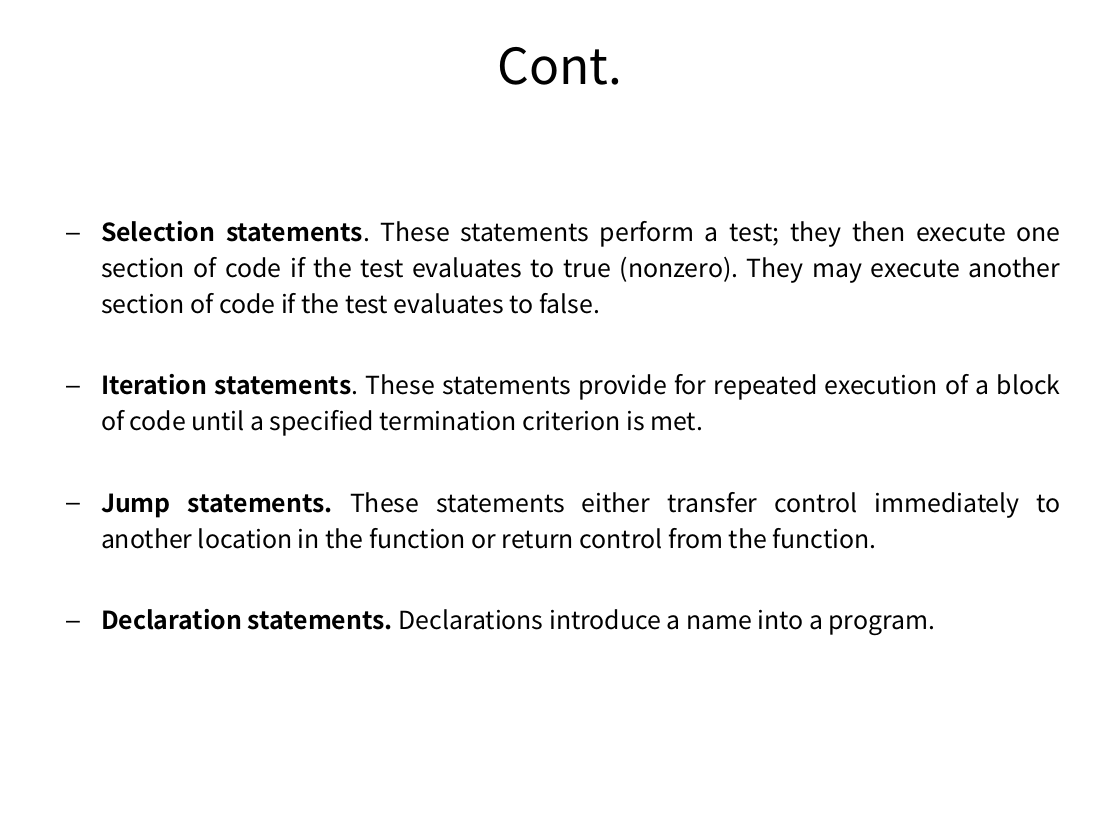
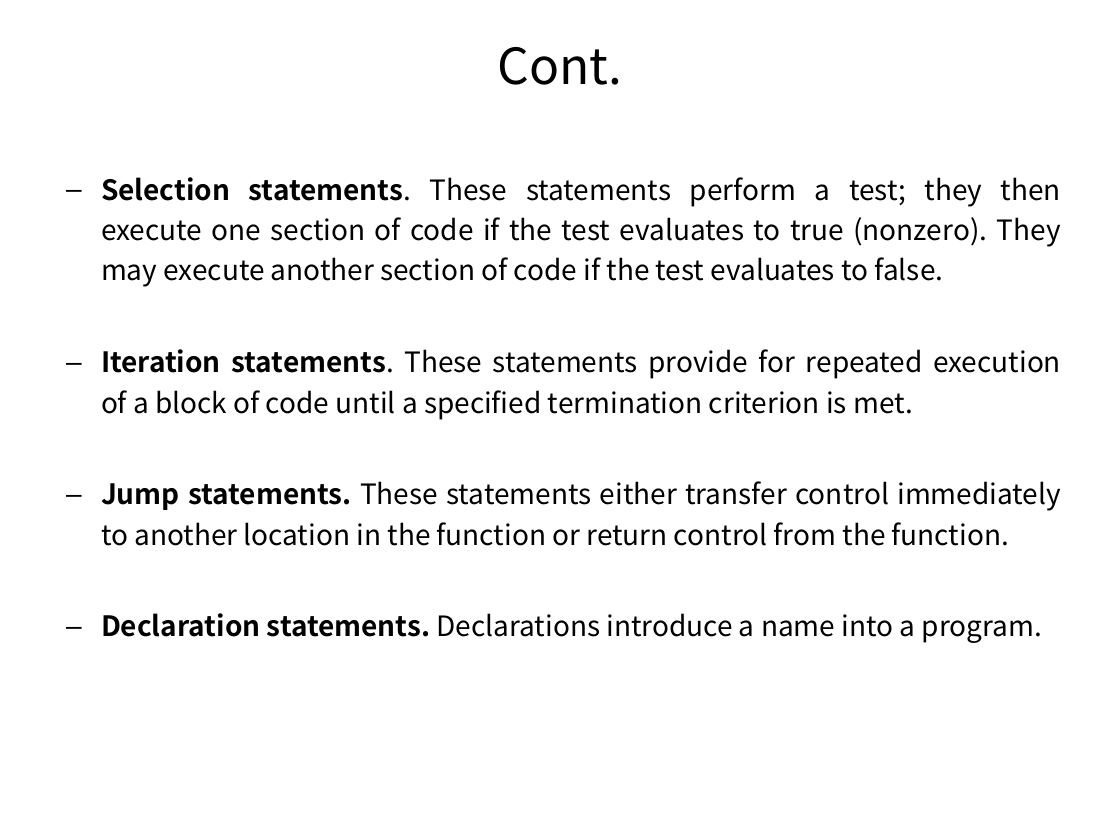
Before and after one commit to pankajfri/Training-Materials, a slide deck: slide 13 of Objected Oriented Programming Concepts Using C++ & Data Structures/Session-1.pptx. Drawn at 1120x840 pixels with LibreOffice and Linux fonts; fonts in the diff are those of the drawing. Boxes give left, top, right and bottom in pixels: in the first picture for what was removed or moved away, otherwise in the second. Text is boxed around its words. In the diff, an @@ line names an element or a change of style, - is before the commit and + after.

```diff
--- a/Objected Oriented Programming Concepts Using C++ & Data Structures/Session-1.pptx
+++ b/Objected Oriented Programming Concepts Using C++ & Data Structures/Session-1.pptx
@@ text "Selection statements. These statements perform ..." at (101,177,1061,643): size 16 to 18 pt @@
```
Also in this commit, not shown: 5 other slides changed, 26 other files.
